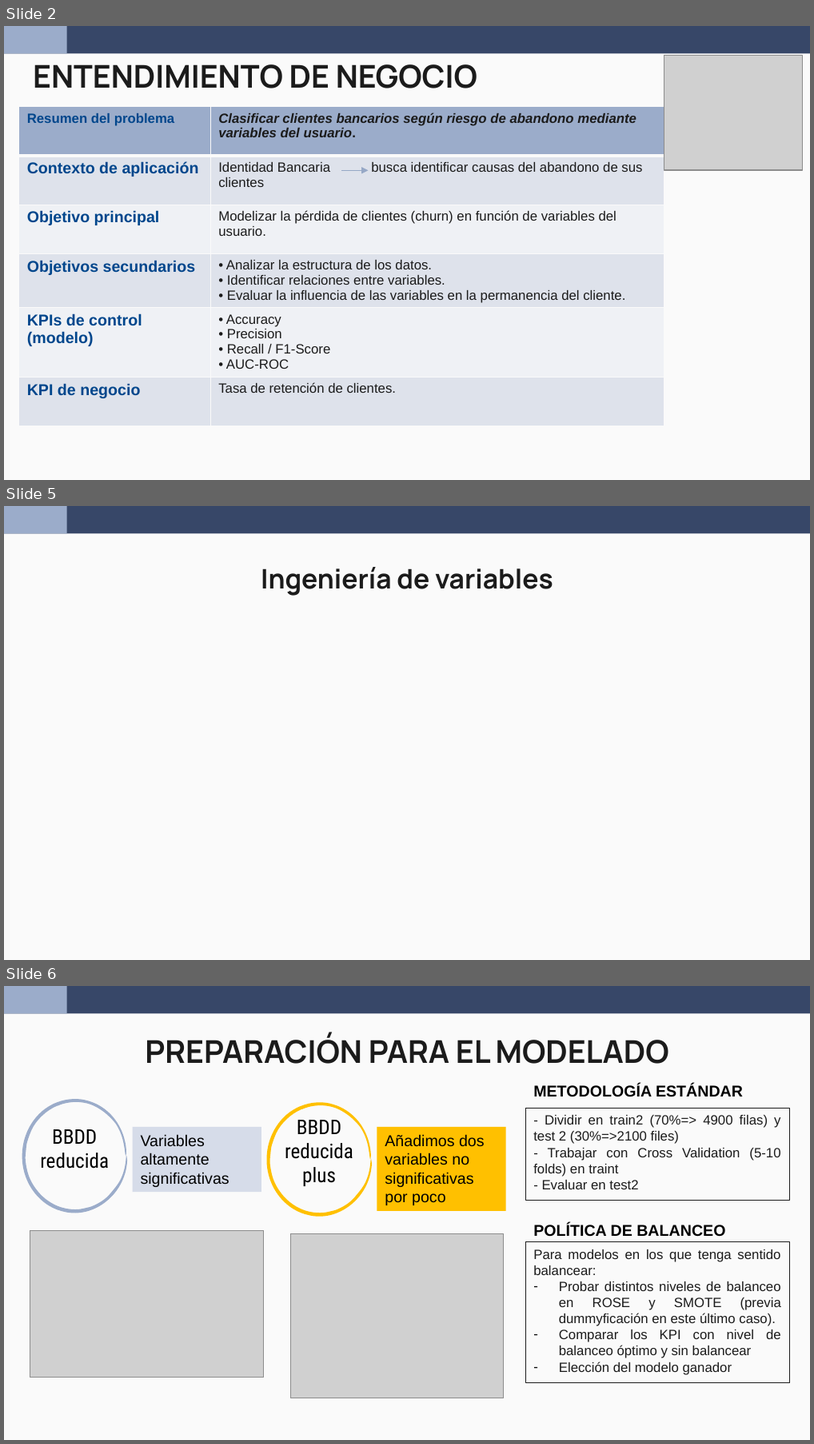
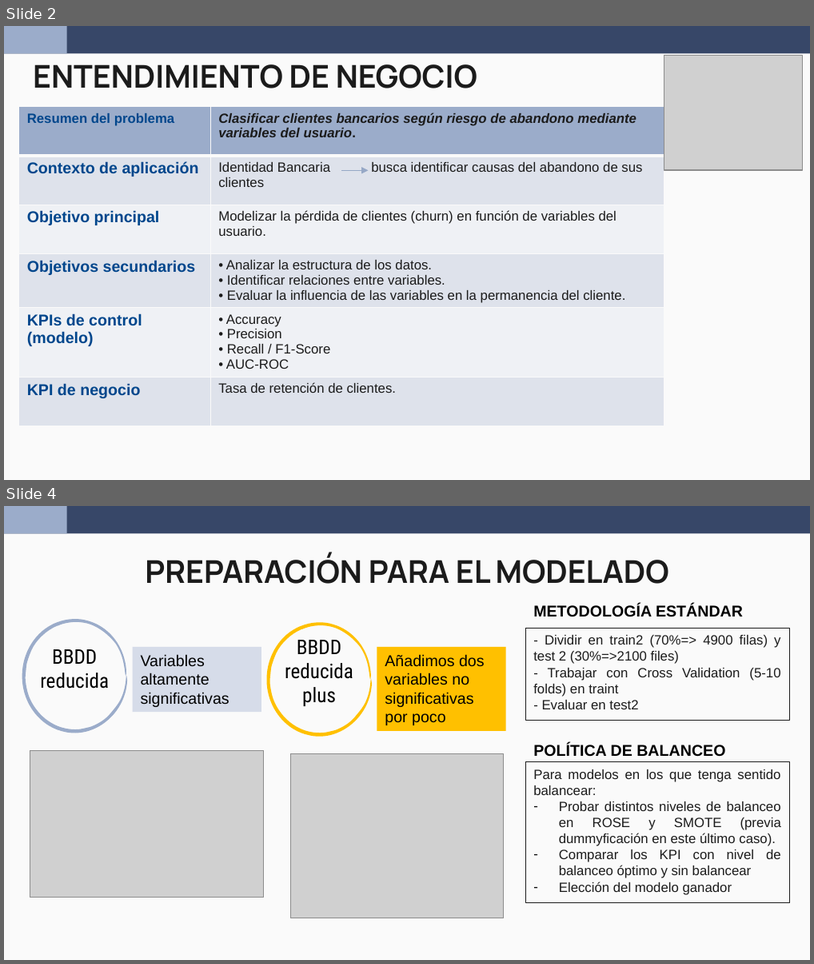
Before and after one commit to wen2111/Mineria, a slide deck: Entrega_2/00.REPORTE/Reporte_Grupo5_new.pptx. Shown one above the other, each under a label of ours: slides 2, 5 and 6 before the commit, slides 2 and 4 after it; the slides between them are not shown. The pictures are 814x1444 and 814x964 pixels, drawn with LibreOffice and Linux fonts; fonts in the diff are those of the drawing; grey boxes stand for pictures. Boxes give left, top, right and bottom in pixels: in the first picture for what was removed or moved away, otherwise in the second. Text is boxed around its words. In the diff, an @@ line names an element or a change of style, - is before the commit and + after.

```diff
--- a/Entrega_2/00.REPORTE/Reporte_Grupo5_new.pptx
+++ b/Entrega_2/00.REPORTE/Reporte_Grupo5_new.pptx
@@ slide 5 removed at (4, 506, 810, 960), background #FAFAFA; not listed: 2 template elements that a slide beside it also shows @@
@@ title removed at (261, 567, 554, 596) @@
-Ingeniería de variables
@@ what was slide 6 is now slide 4 @@
```
Also in this commit, not shown: 3 slides changed, 1 slide added, 1 other slide removed, 2 other files.
